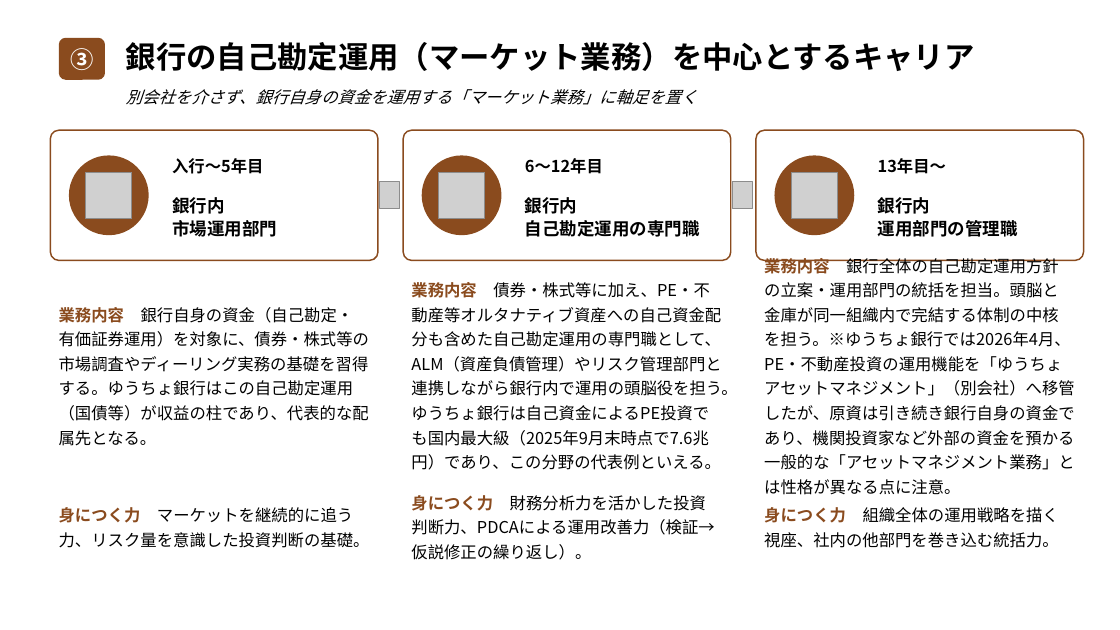
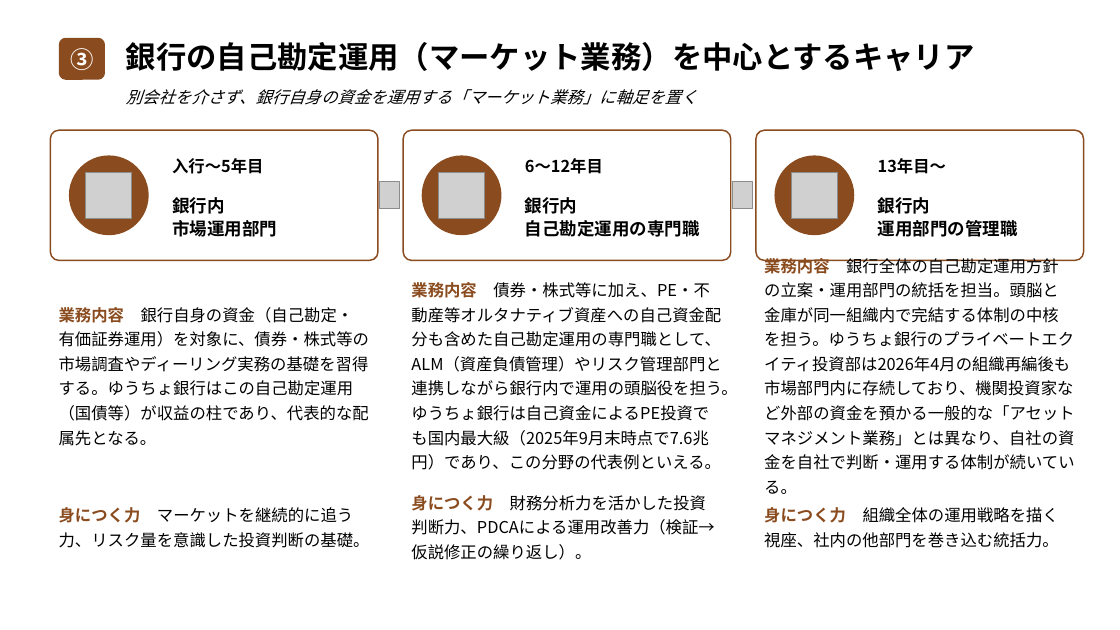
Before and after one commit to nasukazunori/NasuVault2, a slide deck: slide 6 of 信吾/銀行研究/添付ファイル/信託銀行キャリア形成モデル.pptx. Drawn at 1120x630 pixels with LibreOffice and Linux fonts; fonts in the diff are those of the drawing; grey boxes stand for pictures. Boxes give left, top, right and bottom in pixels: in the first picture for what was removed or moved away, otherwise in the second. Text is boxed around its words. In the diff, an @@ line names an element or a change of style, - is before the commit and + after.

```diff
--- a/信吾/銀行研究/添付ファイル/信託銀行キャリア形成モデル.pptx
+++ b/信吾/銀行研究/添付ファイル/信託銀行キャリア形成モデル.pptx
@@ text at box(764, 282, 1075, 470): text changed @@
-業務内容 銀行全体の自己勘定運用方針の立案・運用部門の統括を担当。頭脳と金庫が同一組織内で完結する体制の中核を担う。※ゆうちょ銀行では2026年4月、PE・不動産投資の運用機能を「ゆうちょアセットマネジメント」（別会社）へ移管したが、原資は引き続き銀行自身の資金であり、機関投資家など外部の資金を預かる一般的な「アセットマネジメント業務」とは性格が異なる点に注意。
+業務内容 銀行全体の自己勘定運用方針の立案・運用部門の統括を担当。頭脳と金庫が同一組織内で完結する体制の中核を担う。ゆうちょ銀行のプライベートエクイティ投資部は2026年4月の組織再編後も市場部門内に存続しており、機関投資家など外部の資金を預かる一般的な「アセットマネジメント業務」とは異なり、自社の資金を自社で判断・運用する体制が続いている。
```
Also in this commit, not shown: 2 other files.
